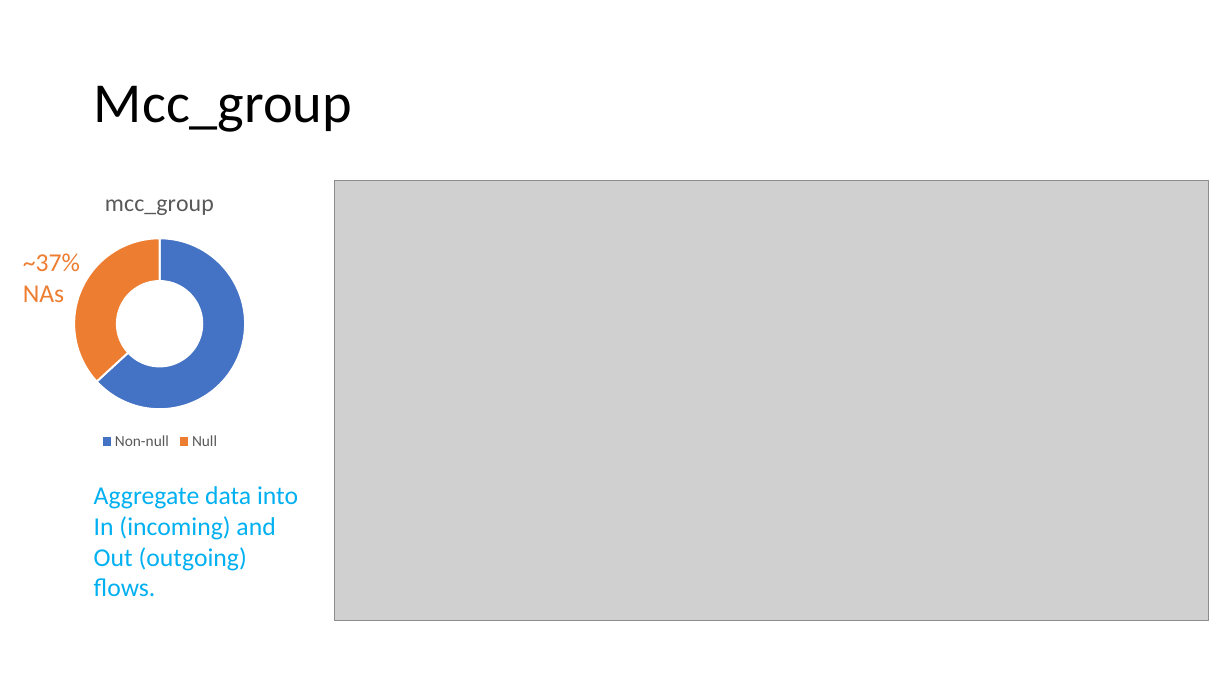
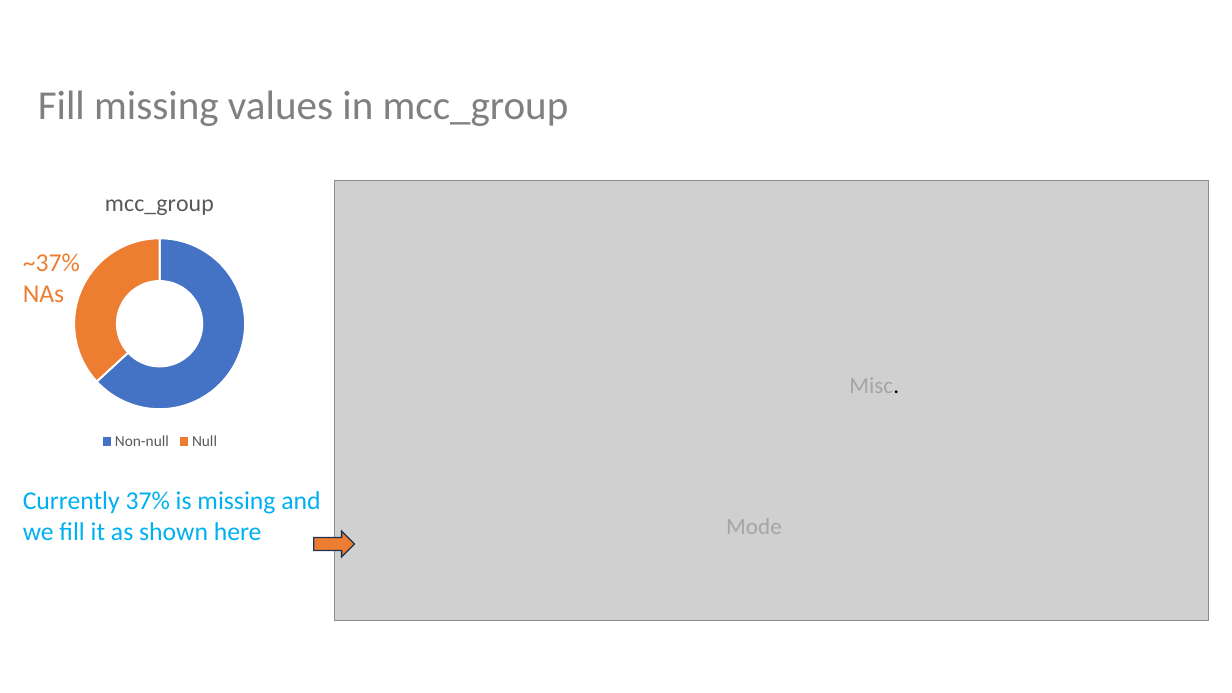
Before and after one commit to aadinoyiibrahim/income, a slide deck: slide 4 of slide/abdul_presentation.pptx (slide 3 before the commit). Drawn at 1232x693 pixels with LibreOffice and Linux fonts; fonts in the diff are those of the drawing; grey boxes stand for pictures. Boxes give left, top, right and bottom in pixels: in the first picture for what was removed or moved away, otherwise in the second. Text is boxed around its words. In the diff, an @@ line names an element or a change of style, - is before the commit and + after.

```diff
--- a/slide/abdul_presentation.pptx
+++ b/slide/abdul_presentation.pptx
@@ title at <box>38,90,569,126</box>: text changed; size 44 to 32 pt; text colour #000000 to #808080 @@
-Mcc_group
+Fill missing values in mcc_group
@@ text added at <box>849,378,899,393</box>, 18 pt, text #A5A5A5 @@
+Misc.
@@ text at <box>23,491,320,540</box>: text changed @@
-Aggregate data into
-In (incoming) and
-Out (outgoing) flows.
+Currently 37% is missing and we fill it as shown here
@@ right arrow added at <box>314,531,355,557</box>, fill #ED7D31, outline #1E3256 1 pt @@
@@ text added at <box>726,518,782,534</box>, 18 pt, text #A5A5A5 @@
+Mode
```
Also in this commit, not shown: 6 other slides changed, 4 slides added, 3 slides removed, 7 other files.
